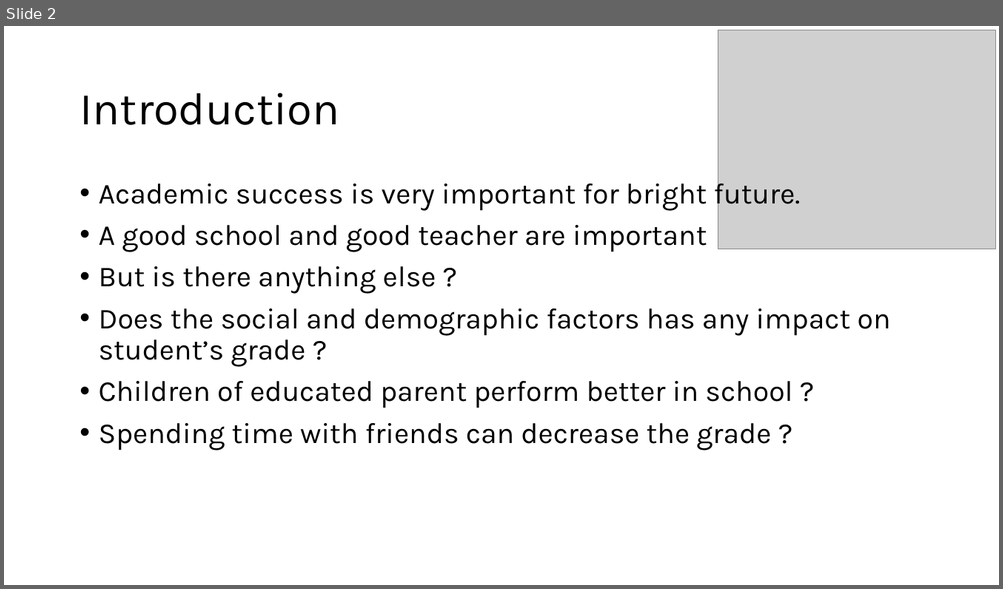
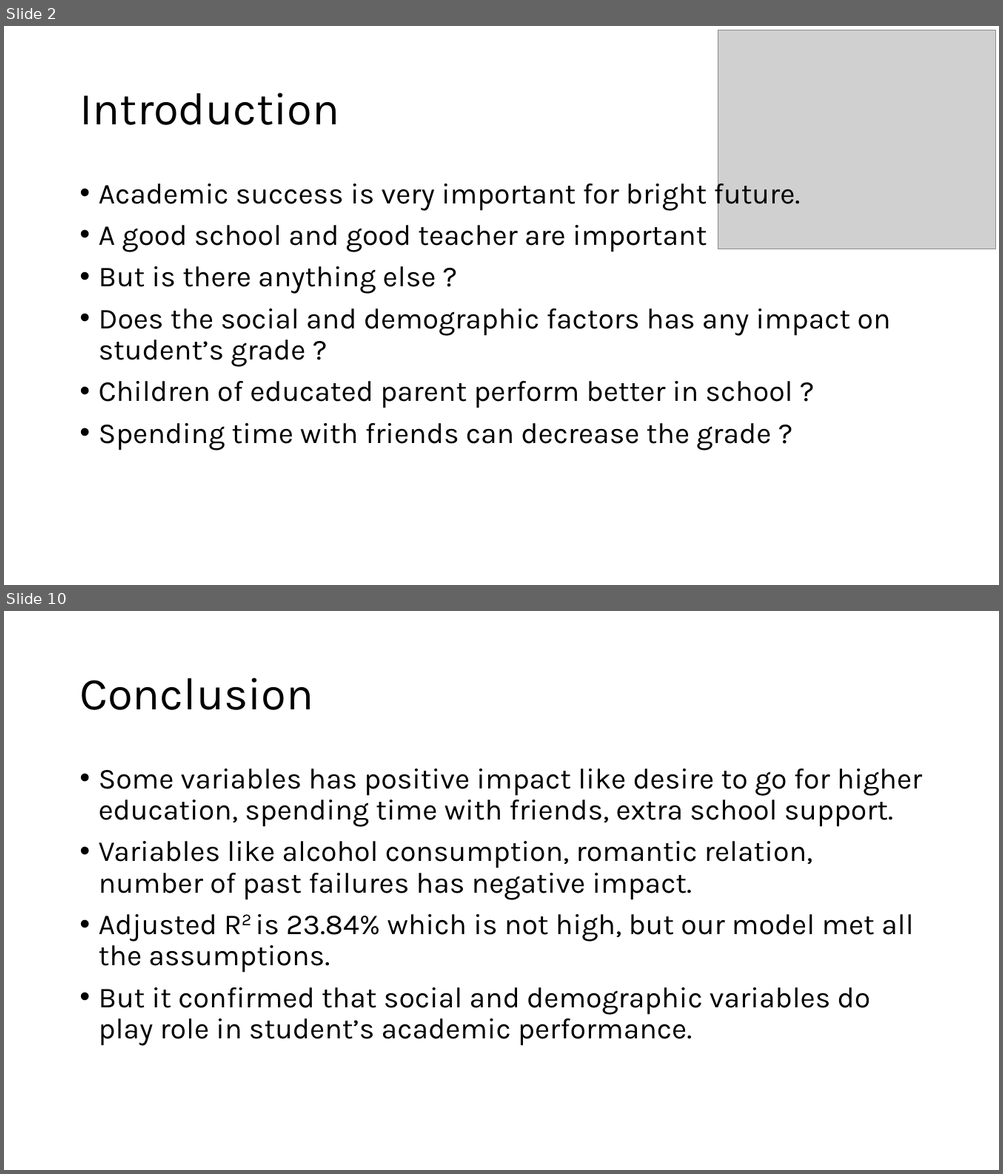
Before and after one commit to prs-sharma9/DATA-603_PROJECT, a slide deck: Final_Presentation.pptx. Shown one above the other, each under a label of ours: slide 2 before the commit, slides 2 and 10 after it; the slides between them are not shown. The pictures are 1003x589 and 1003x1174 pixels, drawn with LibreOffice and Linux fonts; fonts in the diff are those of the drawing; grey boxes stand for pictures. Boxes give left, top, right and bottom in pixels: in the first picture for what was removed or moved away, otherwise in the second. Text is boxed around its words. In the diff, an @@ line names an element or a change of style, - is before the commit and + after.

```diff
--- a/Final_Presentation.pptx
+++ b/Final_Presentation.pptx
@@ slide 10 added at [4, 611, 999, 1170], background #FFFFFF @@
@@ title added at [79, 678, 313, 710], 44 pt, text #000000 @@
+Conclusion
@@ text added at [99, 769, 922, 1046], 28 pt, text #000000 @@
+• Some variables has positive impact like desire to go for higher education, spending time with friends, extra school support.
+• Variables like alcohol consumption, romantic relation, number of past failures has negative impact.
+• Adjusted R2 is 23.84% which is not high, but our model met all the assumptions.
+• But it confirmed that social and demographic variables do play role in student’s academic performance.
```
Also in this commit, not shown: 1 slide changed, 8 other slides added, 1 other file.
